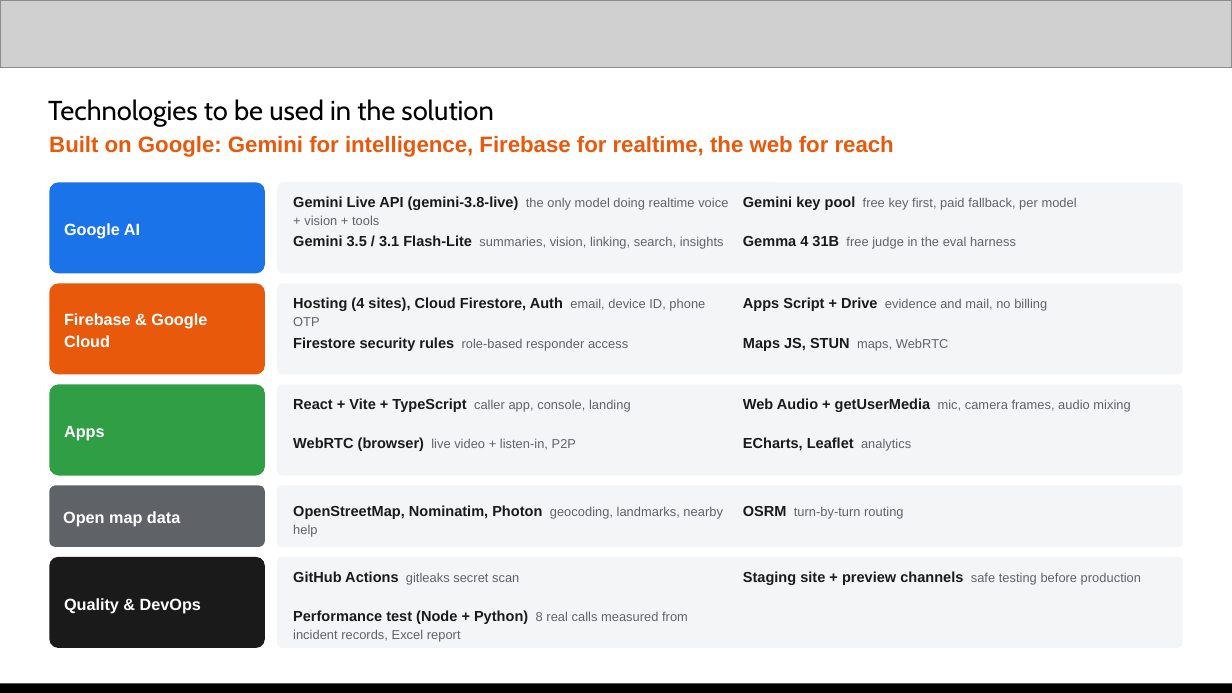
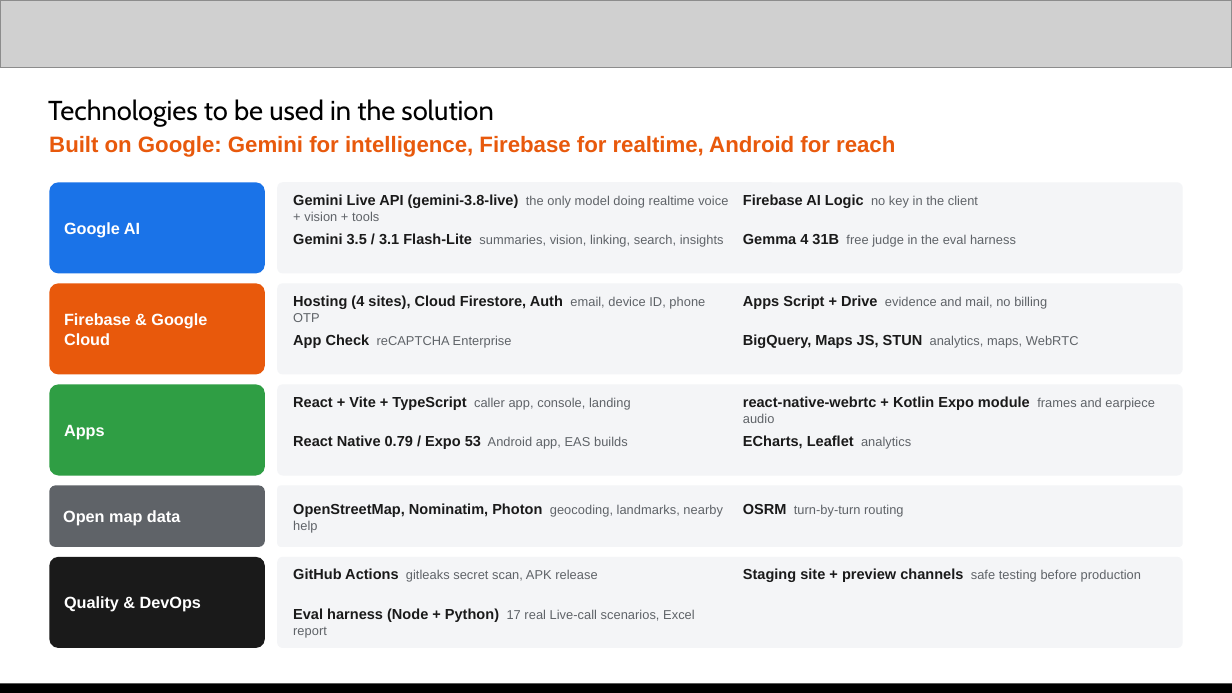
Before and after one commit to Jeevanvsan/ai_builder_hack, a slide deck: slide 9 of deck/QuickBite_Submission_Deck_NexMind_v2.pptx. Drawn at 1232x693 pixels with LibreOffice and Linux fonts; fonts in the diff are those of the drawing; grey boxes stand for pictures. Boxes give left, top, right and bottom in pixels: in the first picture for what was removed or moved away, otherwise in the second. Text is boxed around its words. In the diff, an @@ line names an element or a change of style, - is before the commit and + after.

```diff
--- a/deck/QuickBite_Submission_Deck_NexMind_v2.pptx
+++ b/deck/QuickBite_Submission_Deck_NexMind_v2.pptx
@@ text at (49, 136, 895, 157): text changed @@
-Built on Google: Gemini for intelligence, Firebase for realtime, the web for reach
+Built on Google: Gemini for intelligence, Firebase for realtime, Android for reach
@@ text at (743, 194, 978, 208): text changed @@
-Gemini key pool free key first, paid fallback, per model
+Firebase AI Logic no key in the client
@@ text at (293, 334, 512, 348): text changed @@
-Firestore security rules role-based responder access
+App Check reCAPTCHA Enterprise
@@ text at (743, 334, 1079, 348): text changed; size 8.5 to 7.5 pt; text colour #1A1A1A to #5F6368; bold off @@
-Maps JS, STUN maps, WebRTC
+BigQuery, Maps JS, STUN analytics, maps, WebRTC
@@ text at (743, 396, 1155, 423): text changed; size 7.5 to 8.5 pt; text colour #5F6368 to #1A1A1A; bold on @@
-Web Audio + getUserMedia mic, camera frames, audio mixing
+react-native-webrtc + Kotlin Expo module frames and earpiece audio
@@ text at (293, 435, 628, 449): text changed; size 7.5 to 8.5 pt; text colour #5F6368 to #1A1A1A; bold on @@
-WebRTC (browser) live video + listen-in, P2P
+React Native 0.79 / Expo 53 Android app, EAS builds
@@ text at (293, 568, 597, 582): text changed @@
-GitHub Actions gitleaks secret scan
+GitHub Actions gitleaks secret scan, APK release
@@ line spacing 1.12 to 1 in 12 elements at (293, 194, 728, 221), (293, 233, 724, 247), (743, 234, 1016, 247), (49, 283, 265, 375), (293, 295, 705, 322), (743, 295, 1047, 309), (293, 396, 631, 410), (743, 435, 911, 449), (293, 503, 722, 533), (743, 504, 903, 517), (49, 557, 265, 648), (743, 568, 1141, 582) @@
@@ text at (293, 608, 695, 638): text changed @@
-Performance test (Node + Python) 8 real calls measured from incident records, Excel report
+Eval harness (Node + Python) 17 real Live-call scenarios, Excel report
```
Also in this commit, not shown: 14 other slides changed, 1 other file.
